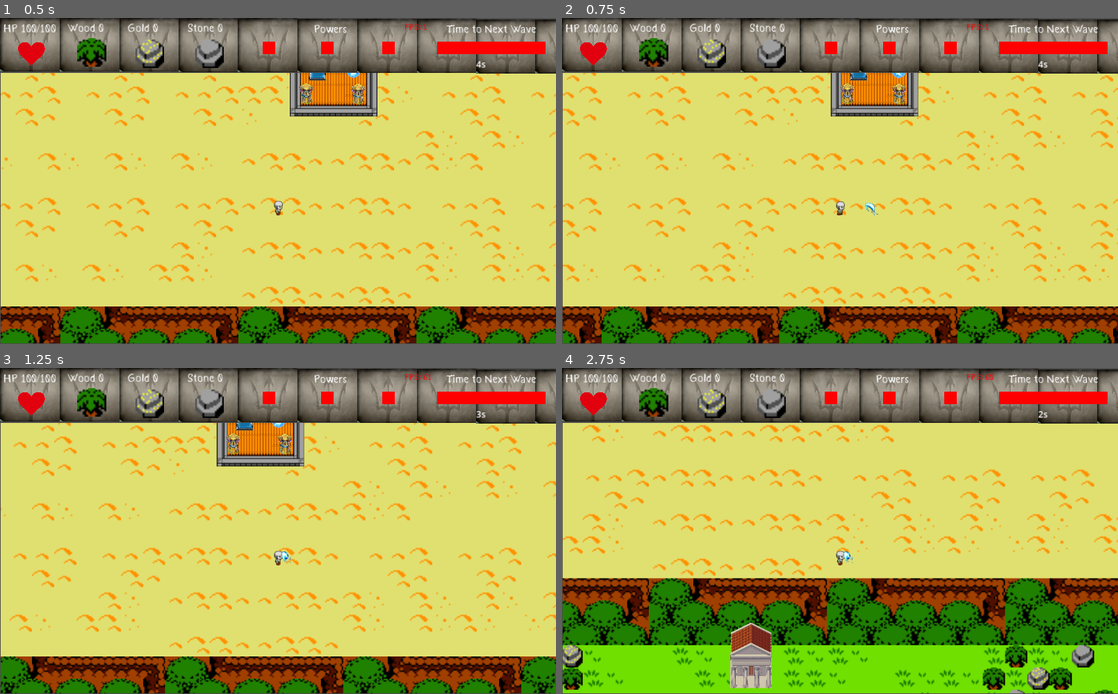
Above: before the commit, frames 1-4 (two rows, left to right).
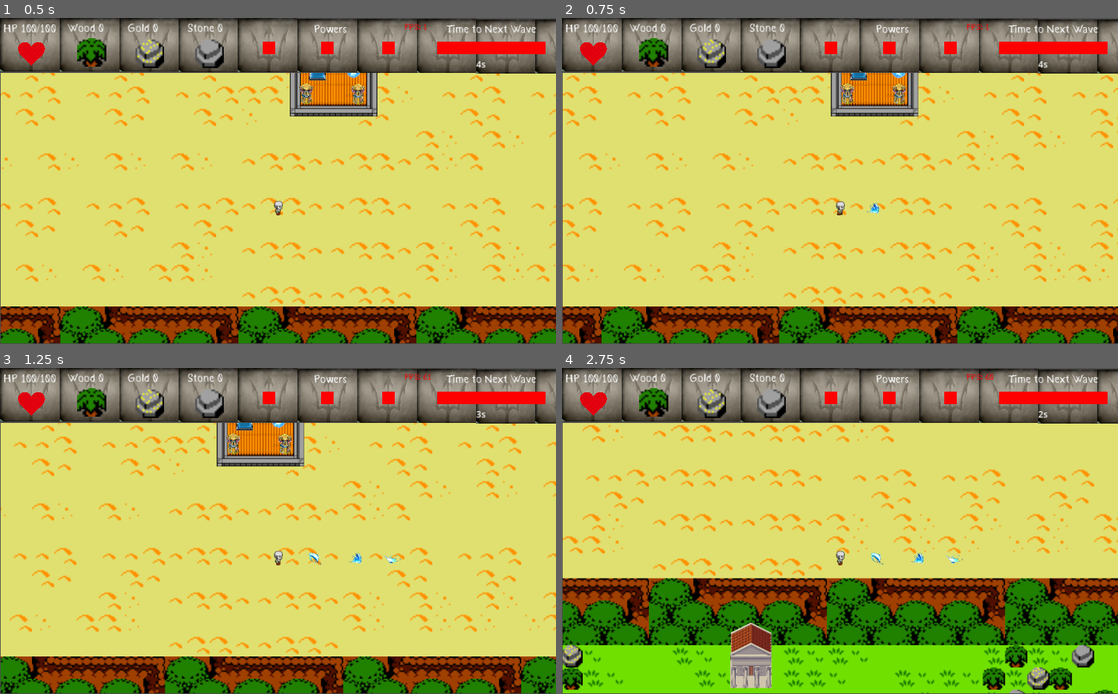
Above: after the commit, the same moments.

Repository: Christian2019/ProjetoAtenas
Game: Godot game, scene res://Scenes/MainScenes/Game_ViewPort.tscn
The game is run twice, just before and just after one commit, with the same random seed, the same clock (stepped at 60 frames per second) and the same inputs. Sound files missing from this copy of the repository are replaced by a short silence.
Inputs:
- Up to frame 1 (0.5 s): no input
- Up to frame 2 (0.75 s): tap Enter at 0.5 s; hold Right (Move_Right) from 0.53 s (still down); hold Q (Attack1) from 0.53 s (still down)
- Up to frame 3 (1.25 s): keep holding Right (Move_Right); keep holding Q (Attack1)
- Up to frame 4 (2.75 s): release Right (Move_Right) at 1.28 s; release Q (Attack1) at 1.28 s; hold Down (Move_Down) 1.28-2.03 s; tap Q (Attack1) at 1.35 s; hold Right (Move_Right) from 2.03 s (still down); hold Q (Attack1) from 2.03 s (still down); tap W (Attack2) at 2.1 s

Frame 1 is identical in both runs. In frame 2, less than 0.1% of the frame differs, in the area x 54-58%, y 56-61%; in frame 3, 0.2%, in the area x 50-73%, y 56-61%; in frame 4, 0.2%.

Commit message:
Warrior_Attack1

Diff:
--- a/Scenes/Game/Classes/Warrior.tscn
+++ b/Scenes/Game/Classes/Warrior/Warrior_Attack1.tscn
@@ -1,33 +1,33 @@
-[gd_scene load_steps=11 format=3 uid="uid://c1gks6vngfiqu"]
+[gd_scene load_steps=11 format=3 uid="uid://c408xykbxejnq"]
 
-[ext_resource type="Texture2D" uid="uid://be0jxocrlx0v4" path="res://Assets/Images/Player/cutAnimation.png" id="2_0voec"]
-[ext_resource type="Script" path="res://Scripts/Classes/Warrior/Warrior_Attack1.gd" id="2_mljmw"]
+[ext_resource type="Script" path="res://Scripts/Classes/Warrior/Warrior_Attack1.gd" id="1_50rb5"]
+[ext_resource type="Texture2D" uid="uid://be0jxocrlx0v4" path="res://Assets/Images/Player/cutAnimation.png" id="2_puen5"]
 
 [sub_resource type="AtlasTexture" id="AtlasTexture_taocq"]
-atlas = ExtResource("2_0voec")
+atlas = ExtResource("2_puen5")
 region = Rect2(0, 0, 209, 259)
 
 [sub_resource type="AtlasTexture" id="AtlasTexture_18kcs"]
-atlas = ExtResource("2_0voec")
+atlas = ExtResource("2_puen5")
 region = Rect2(209, 0, 209, 259)
 
 [sub_resource type="AtlasTexture" id="AtlasTexture_6edoi"]
-atlas = ExtResource("2_0voec")
+atlas = ExtResource("2_puen5")
 region = Rect2(418, 0, 209, 259)
 
 [sub_resource type="AtlasTexture" id="AtlasTexture_7s2uy"]
-atlas = ExtResource("2_0voec")
+atlas = ExtResource("2_puen5")
 region = Rect2(627, 0, 209, 259)
 
 [sub_resource type="AtlasTexture" id="AtlasTexture_7l0r1"]
-atlas = ExtResource("2_0voec")
+atlas = ExtResource("2_puen5")
 region = Rect2(836, 0, 209, 259)
 
 [sub_resource type="AtlasTexture" id="AtlasTexture_ytbvk"]
-atlas = ExtResource("2_0voec")
+atlas = ExtResource("2_puen5")
 region = Rect2(1045, 0, 209, 259)
 
-[sub_resource type="SpriteFrames" id="SpriteFrames_qc0tj"]
+[sub_resource type="SpriteFrames" id="SpriteFrames_8w6ou"]
 animations = [{
 "frames": [{
 "duration": 1.0,
@@ -59,25 +59,23 @@
 "speed": 30.0
 }]
 
-[sub_resource type="RectangleShape2D" id="RectangleShape2D_84ap5"]
+[sub_resource type="RectangleShape2D" id="RectangleShape2D_ivf5m"]
 size = Vector2(50, 62)
 
-[node name="Warrior" type="Node2D"]
+[node name="Warrior_Attack1" type="Node2D"]
+script = ExtResource("1_50rb5")
 
-[node name="Warrior_Attack1" type="Node2D" parent="."]
-script = ExtResource("2_mljmw")
-
-[node name="Animation" type="AnimatedSprite2D" parent="Warrior_Attack1"]
+[node name="Animation" type="AnimatedSprite2D" parent="."]
 position = Vector2(0, 5.68434e-14)
 scale = Vector2(0.241627, 0.241627)
-sprite_frames = SubResource("SpriteFrames_qc0tj")
+sprite_frames = SubResource("SpriteFrames_8w6ou")
 animation = &"Normal"
 autoplay = "Normal"
-frame_progress = 0.522762
 
-[node name="Area2D" type="Area2D" parent="Warrior_Attack1"]
+[node name="Area2D" type="Area2D" parent="."]
 
-[node name="CollisionShape2D" type="CollisionShape2D" parent="Warrior_Attack1/Area2D"]
-shape = SubResource("RectangleShape2D_84ap5")
+[node name="CollisionShape2D" type="CollisionShape2D" parent="Area2D"]
+shape = SubResource("RectangleShape2D_ivf5m")
 
-[connection signal="area_entered" from="Warrior_Attack1/Area2D" to="Warrior_Attack1" method="_on_area_2d_area_entered"]
+[connection signal="area_entered" from="Area2D" to="." method="_on_area_2d_area_entered"]
+[connection signal="area_exited" from="Area2D" to="." method="_on_area_2d_area_exited"]
--- a/Scenes/Game/player.tscn
+++ b/Scenes/Game/player.tscn
@@ -200,8 +200,3 @@
 
 [node name="CollisionShape2D" type="CollisionShape2D" parent="Body"]
 shape = SubResource("RectangleShape2D_5b8iw")
-
-[node name="Timer" type="Timer" parent="."]
-autostart = true
-
-[connection signal="timeout" from="Timer" to="." method="_on_timer_timeout"]
--- a/Scripts/BackgroundMusic.gd
+++ b/Scripts/BackgroundMusic.gd
@@ -8,4 +8,3 @@
 func random(min,max):
 	var rng = RandomNumberGenerator.new()
 	return int (rng.randf_range(min, max))
-	volume_db
--- a/Scripts/Camera2D.gd
+++ b/Scripts/Camera2D.gd
@@ -10,7 +10,7 @@
 
 
 
-func _process(delta):
+func _process(_delta):
 	moveCamera()
 
 func moveCamera():
--- a/Scripts/Classes/Warrior/Warrior_Attack1.gd
+++ b/Scripts/Classes/Warrior/Warrior_Attack1.gd
@@ -1,56 +1,52 @@
 extends Node2D
 
-
-var cd = 0.2
-
+#->Determinado pelo player
 #Pode ser N,S,W,E,NE,NW,SE,SW
 var direction = "E"
-
-#Movimentacao por frame
-var speed = 8
 var playerSpeed=0
-var finish=false
-
-#Duracao em segundos
-var max_duration = 0.2
-var nextHitDelay = 1
 
 #Dano por frame (respeitando nextHitDelay)
 var damage = 1
 
+#->Determinado pela skill
+#Por frame
+var speed = 8
+
+#Duracao em segundos
+var cd = 0.2
+var max_duration = 1
+var nextHitDelay = 1
+
 #Monstros que foram atingidos pelo ataque
 var monstersHit = []
 
+#Monstros em contato com o ataque
+var monstersInArea = []
+
 func _ready():
-	Global.timerCreator("finishFunction",max_duration,[],self)
-	#Global.timerCreator("timer",1,[],self)
+	Global.timerCreator("destroy",max_duration,[],self)
 
-func timer():
-	Global.timerCreator("timer",1,[],self)
-	print (direction)
+func destroy():
+	call_deferred("queue_free")
 
-func finishFunction():
-	finish=true
+func removeNextHitDelay(arrayPosition):
+	if (itsValid(monstersHit[arrayPosition])):
+		monstersHit[arrayPosition].onHitDelay=false
 
-func removeNextHitDelay(position):
-	monstersHit[position].onHitDelay=false
-
-
-func _process(delta):
-	if (finish):
-		queue_free()
-		return
+func _process(_delta):
 	move()
 	damageAction()
 
 func damageAction():
-	if (monstersHit.is_empty()):
+	if (monstersInArea.is_empty()):
 		return
-	for i in range(0,monstersHit.size(),1):
-		if (!monstersHit[i].onHitDelay):
-			monstersHit[i].monster.hp-=damage
-			monstersHit[i].onHitDelay=true
-			Global.timerCreator("removeNextHitDelay",nextHitDelay,[i],self)
+	for j in range(0,monstersInArea.size(),1):
+			var i = getMonsterHitIndex(monstersInArea[j])
+			if itsValid(monstersHit[i]):
+				if (!monstersHit[i].onHitDelay):
+					monstersHit[i].monster.hp-=damage
+					monstersHit[i].onHitDelay=true
+					Global.timerCreator("removeNextHitDelay",nextHitDelay,[i],self)
 
 func move():
 	var speedModifier=1
@@ -78,16 +74,36 @@
 	if area.get_parent().get_parent().name == "Enemies":
 		call_deferred("addMonster",area.get_parent())
 
+func _on_area_2d_area_exited(area):
+	if area.get_parent().get_parent().name == "Enemies":
+		call_deferred("removeMonster",area.get_parent())
+
+func removeMonster(monster):
+	monstersInArea.erase(monster)
+
 func addMonster(monster):
+	monstersInArea.append(monster)
+
 	if (monstersHit.is_empty()):
-		monstersHit.append({"monster":monster,"onHitDelay":false})
+		monstersHit.append({"monster":monster,"onHitDelay":false,"objectReference":weakref(monster)})
 	elif !checkIfExist(monster.name):
-		monstersHit.append({"monster":monster,"onHitDelay":false})
-
+		monstersHit.append({"monster":monster,"onHitDelay":false,"objectReference":weakref(monster)})
 
 func checkIfExist(name):
 	for i in range(0,monstersHit.size(),1):
-		var monsterName= monstersHit[i].monster.name
-		if (monsterName==name):
-			return true
+		if itsValid(monstersHit[i]):
+			var monsterName= monstersHit[i].monster.name
+			if (monsterName==name):
+				return true
 	return false
+
+func itsValid(element):
+	if (element.objectReference.get_ref()):
+		return true
+	return false
+
+func getMonsterHitIndex(monster):
+	for i in range(0,monstersHit.size(),1):
+		if itsValid(monstersHit[i]):
+			if (monstersHit[i].monster.name==monster.name):
+				return i
--- a/Scripts/Collectable.gd
+++ b/Scripts/Collectable.gd
@@ -3,7 +3,7 @@
 var isCarrying=false
 
 
-func _process(delta):
+func _process(_delta):
 	if (isCarrying):
 		global_position=Global.player.global_position
 
--- a/Scripts/Enemy.gd
+++ b/Scripts/Enemy.gd
@@ -5,5 +5,5 @@
 func _ready():
 	centerPoint = get_parent().get_parent().get_node("Center/CenterArea/CollisionShape2D")
 
-func _process(delta):
+func _process(_delta):
 	pass
--- a/Scripts/FPS.gd
+++ b/Scripts/FPS.gd
@@ -1,4 +1,4 @@
 extends Label
 
-func _process(delta):
+func _process(_delta):
 	text= "FPS: "+str(Engine.get_frames_per_second())
--- a/Scripts/Game.gd
+++ b/Scripts/Game.gd
@@ -7,6 +7,6 @@
 		Global.Game = self
 
 
-# Called every frame. 'delta' is the elapsed time since the previous frame.
-func _process(delta):
+# Called every frame. '_delta' is the elapsed time since the previous frame.
+func _process(_delta):
 	start()
--- a/Scripts/Global.gd
+++ b/Scripts/Global.gd
@@ -13,6 +13,8 @@
 
 func timeOut(timer,node,functionName,parameters):
 	remove_child(timer)
-	if node==null:
-		return
-	node.callv(functionName,parameters)
+	call_deferred("doAction",node,functionName,parameters)
+
+func doAction(node,functionName,parameters):
+	if is_instance_valid(node) and !node.is_queued_for_deletion():
+		node.callv(functionName,parameters)
--- a/Scripts/HUD.gd
+++ b/Scripts/HUD.gd
@@ -3,7 +3,7 @@
 var tick =0
 var waitTick=2
 
-func _process(delta):
+func _process(_delta):
 	if (tick == waitTick):
 		updateTimeToNextWave()
 		updateResources()
--- a/Scripts/Minotaur.gd
+++ b/Scripts/Minotaur.gd
@@ -11,8 +11,8 @@
 	super._ready()
 	$AnimatedSprite2D.play("Walking")
 
-func _process(delta):
-	super._process(delta)
+func _process(_delta):
+	super._process(_delta)
 	if (hp<=0):
 		die()
 		return
@@ -27,8 +27,7 @@
 
 func die():
 	#Animacao de morte
-	queue_free()
-	#call_deferred("free")
+	call_deferred("queue_free")
 
 func move():
 	if ($AnimatedSprite2D.animation!= "Walking"):
--- a/Scripts/Portal.gd
+++ b/Scripts/Portal.gd
@@ -6,7 +6,7 @@
 
 var player
 
-func _process(delta):
+func _process(_delta):
 	if (playerIn and canTeleport):
 		canTeleportFunction()
 		Global.timerCreator("canTeleportFunction",1,[],self)
--- a/Scripts/PreLoads.gd
+++ b/Scripts/PreLoads.gd
@@ -7,4 +7,7 @@
 var tower_projectile = preload("res://Scenes/Game/Constructions/Defenses/Projectile.tscn")
 
 ##Classes
-var warrior = preload("res://Scenes/Game/Classes/Warrior.tscn")
+var warrior = [
+	preload("res://Scenes/Game/Classes/Warrior/Warrior_Attack1.tscn"),
+	preload("res://Scenes/Game/Classes/Warrior/Warrior_Attack1.tscn")
+]
--- a/Scripts/Projectile.gd
+++ b/Scripts/Projectile.gd
@@ -13,7 +13,7 @@
 func _ready():
 	Global.timerCreator("call_deferred",liveTime,["free"],self)
 
-func _process(delta):
+func _process(_delta):
 	if (target!=null):
 		moveLocation = Vector2(target.position.x,target.position.y)
 	move()
--- a/Scripts/Spawner.gd
+++ b/Scripts/Spawner.gd
@@ -23,7 +23,7 @@
 		start_bool=false
 		#createWave()
 
-func _process(delta):
+func _process(_delta):
 	if (!enable):
 		return
 	start()
--- a/Scripts/Tower.gd
+++ b/Scripts/Tower.gd
@@ -4,7 +4,7 @@
 var allowToShoot = true
 var minDistance = 261
 
-func _process(delta):
+func _process(_delta):
 	if (allowToShoot):
 		lookEnemies()
 
--- a/Scripts/WaveController.gd
+++ b/Scripts/WaveController.gd
@@ -17,7 +17,7 @@
 	passTime()
 
 
-func _process(delta):
+func _process(_delta):
 	if (battleTime and timer ==0 and enemies.get_child_count()==0):
 		battleEnd()
 
--- a/Scripts/matriz.gd
+++ b/Scripts/matriz.gd
@@ -10,7 +10,7 @@
 
 var start = false
 
-func _process(delta):
+func _process(_delta):
 	if (!start):
 		createResources()
 		start = true
--- a/Scripts/player.gd
+++ b/Scripts/player.gd
@@ -50,7 +50,7 @@
 		Global.player = self
 
 
-func _process(delta):
+func _process(__delta):
 	start()
 	animationController()
 	commandController()
@@ -68,13 +68,11 @@
 
 func creatAttackInstance(classChild):
 	##Criando uma instancia do tipo do ataque da classe
-	var classInstance = playerClass.instantiate()
-	var attackInstance=classInstance.get_child(classChild)
-	classInstance.remove_child(attackInstance)
-	classInstance.queue_free()
+	var attackInstance = playerClass[classChild].instantiate()
 
 	##Bloqueando o uso da skill pelo cd da skill / tua attack speed
 	permissions[classChild]=false
+
 	Global.timerCreator("enableAttackUse",attackInstance.cd/attack_Speed,[classChild],self)
 
 	return attackInstance
--- a/Scripts/quadrant.gd
+++ b/Scripts/quadrant.gd
@@ -6,7 +6,7 @@
 
 var allowToConstruct=false
 
-func _process(delta):
+func _process(_delta):
 	permissions()
 
 
